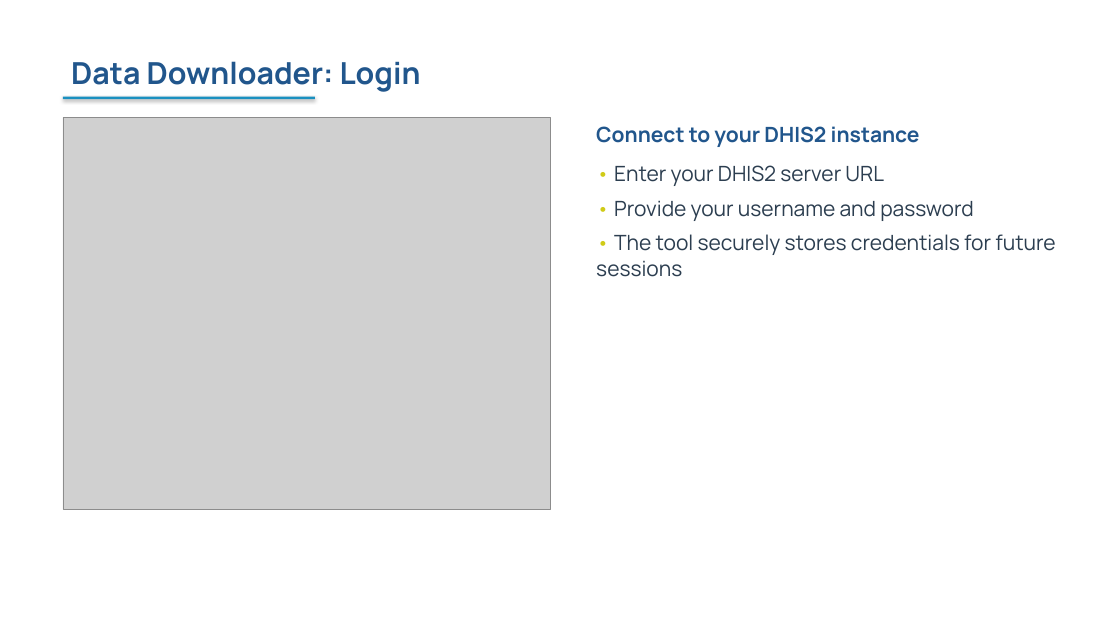
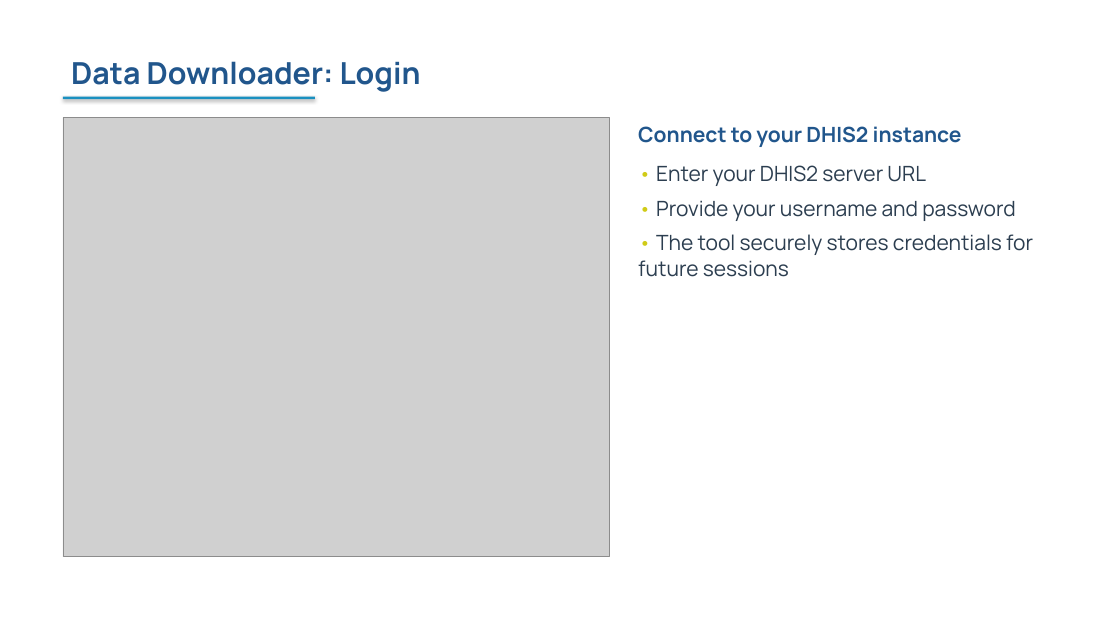
Before and after one commit to FASTR-Analytics/fastr-resource-hub, a slide deck: slide 22 of outputs/2026-zambia_deck.pptx. Drawn at 1120x630 pixels with LibreOffice and Linux fonts; fonts in the diff are those of the drawing; grey boxes stand for pictures. Boxes give left, top, right and bottom in pixels: in the first picture for what was removed or moved away, otherwise in the second. Text is boxed around its words. In the diff, an @@ line names an element or a change of style, - is before the commit and + after.

```diff
--- a/outputs/2026-zambia_deck.pptx
+++ b/outputs/2026-zambia_deck.pptx
@@ picture: place and size @@
-picture at bbox=[63, 118, 550, 510]
+picture at bbox=[63, 118, 609, 557]
@@ text "Connect to your DHIS2 instance" rewrapped from bbox=[596, 126, 1055, 277] to bbox=[638, 126, 1033, 277] @@
```
Also in this commit, not shown: 20 other slides changed, 7 other files.
